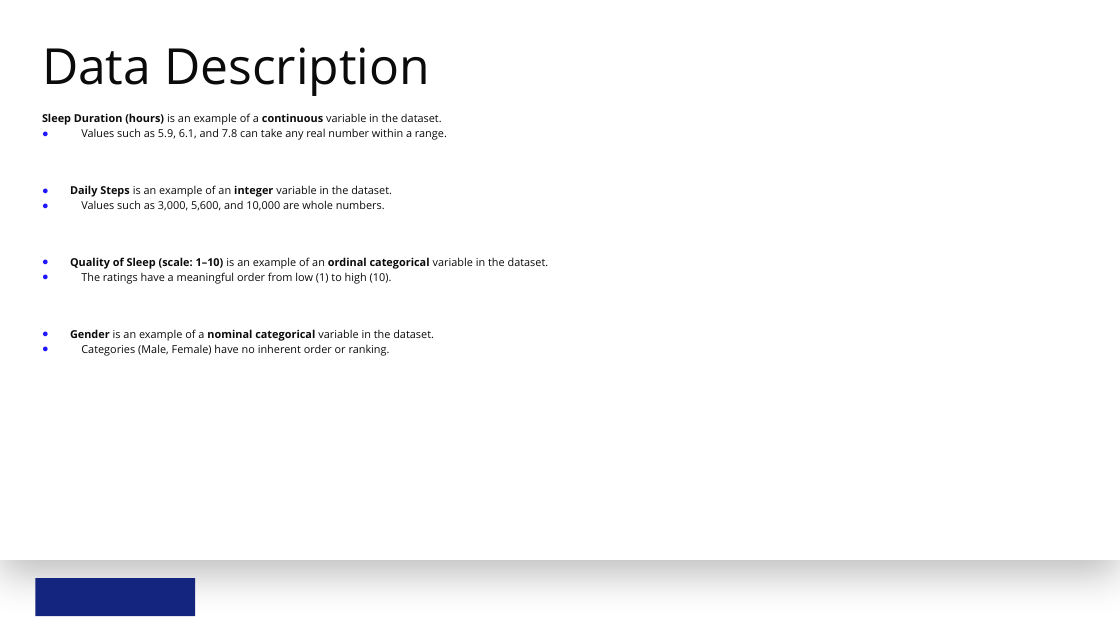
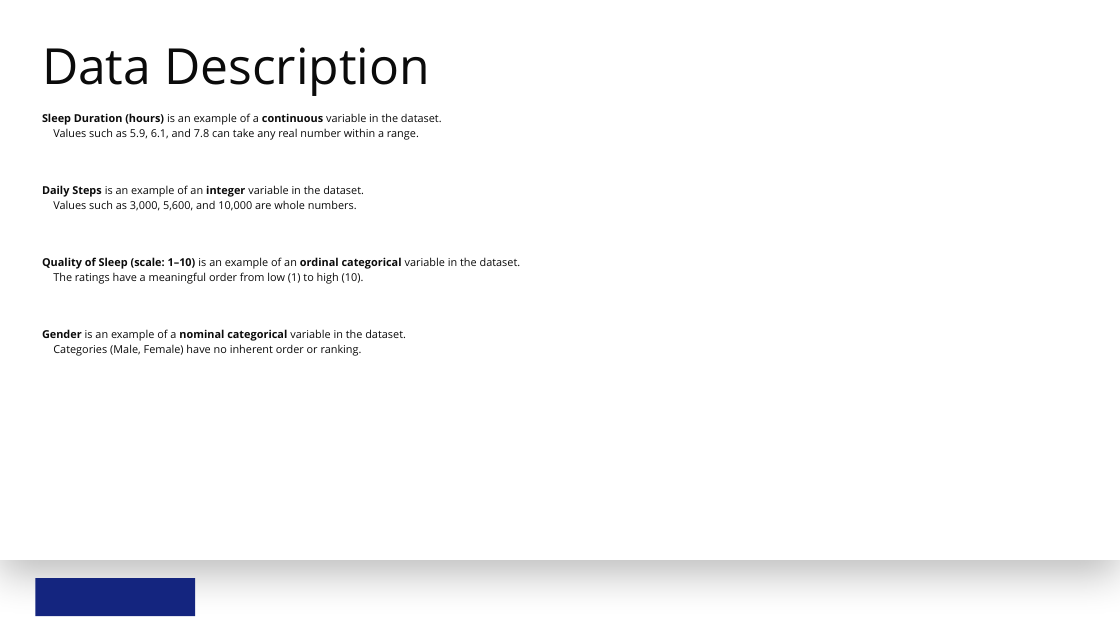
Before and after one commit to trwilcoxson/sleep-health-lifestyle-analysis, a slide deck: slide 3 of Sleep_Health_and_Lifestyle_Analysis.pptx. Drawn at 1120x630 pixels with LibreOffice and Linux fonts; fonts in the diff are those of the drawing; background and template pictures are left out. Boxes give left, top, right and bottom in pixels: in the first picture for what was removed or moved away, otherwise in the second. Text is boxed around its words. In the diff, an @@ line names an element or a change of style, - is before the commit and + after.

Commit message:
Fix slide formatting: remove blue bullets, correct name
- Strip blue circle bullet definitions from slide layouts and masters
- Reset paragraph indent/margin to prevent bullet rendering
- Update name to Tim Wilcoxson
- Restructure Heart Rate slide layout to prevent text/image overlap

```diff
--- a/Sleep_Health_and_Lifestyle_Analysis.pptx
+++ b/Sleep_Health_and_Lifestyle_Analysis.pptx
@@ text at [42, 128, 521, 356]: bullet ● to none @@
```
Also in this commit, not shown: 4 other slides changed, 1 other file.
